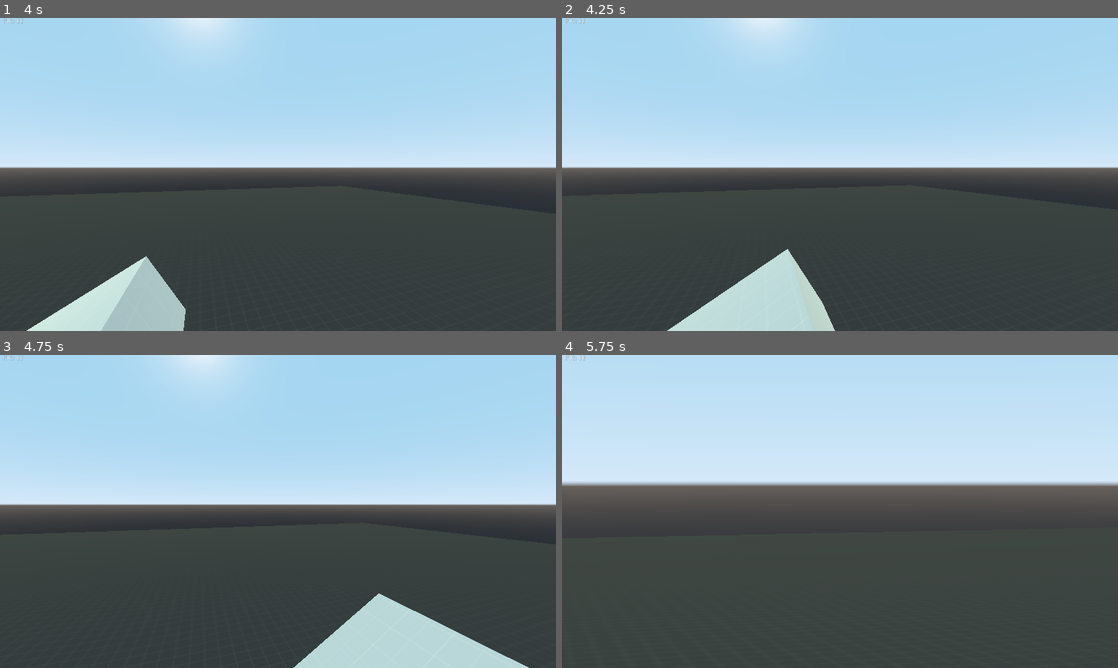
Above: before the commit, frames 1-4 (two rows, left to right).
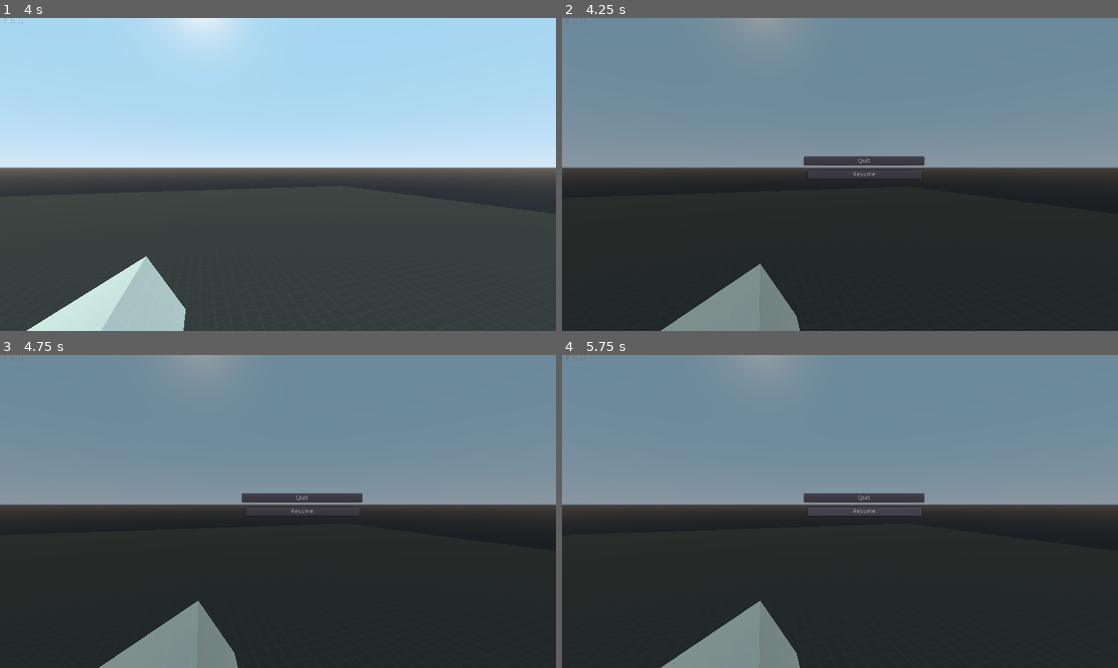
Above: after the commit, the same moments.

Repository: JBStepan/Project-Scorpio
Game: Godot game, scene res://Scenes/debug_world.tscn
Two runs of this game, one before a commit and one after it. Both use one fixed random seed, a clock stepped at 60 frames per second and the inputs below.
Inputs (mouse positions are in pixels of both pictures, inside the frame that each line leads up to):
- Up to frame 1 (4 s): tap Enter (ui_accept) at 0.5, 0.6, 1.55, 2.3, 3.05, 3.8 s; move the mouse to (305, 174) at 0.52 s; hold D (right) 0.53-1.28 s; tap Space (jump) at 0.77, 1.52, 3.02, 3.77 s; move the mouse to (250, 174) at 1.27 s; hold S (backword) 1.28-2.03 s; tap Ctrl (crouch) at 1.35 s; move the mouse to (289, 168) at 2.02 s; hold D (right) 2.03-3.53 s; click (289, 168) at 2.1 s; move the mouse to (272, 180) at 2.77 s; tap W (forword) at 2.85 s; move the mouse to (316, 177) at 3.52 s; hold A (left) from 3.53 s (still down); hold Shift (sprint) from 3.53 s (still down)
- Up to frame 2 (4.25 s): keep holding A (left); keep holding Shift (sprint); tap Escape (ui_cancel) at 4.15 s
- Up to frame 3 (4.75 s): keep holding A (left); move the mouse to (111, 464) at 4.27 s; release Shift (sprint) at 4.28 s; tap Enter (ui_accept) at 4.35 s; tap Space (jump) at 4.52 s
- Up to frame 4 (5.75 s): move the mouse to (867, 511) at 5.02 s; release A (left) at 5.03 s; hold S (backword) from 5.03 s (still down); hold Z (zoom) from 5.03 s (still down); tap Enter (ui_accept) at 5.3 s

Frame 1 is identical in both runs. In frame 2, 60% of the frame differs, in the area x 0-100%, y 0-100%; in frame 3, 63%; in frame 4, 94%.

Commit message:
Weapon Changes and Other Things

Diff:
--- a/src/Scenes/Player.tscn
+++ b/src/Scenes/Player.tscn
@@ -1,10 +1,10 @@
 [gd_scene load_steps=9 format=2]
 
-[ext_resource path="res://Scripts/Movement.gd" type="Script" id=1]
-[ext_resource path="res://Scripts/HeadMovement.gd" type="Script" id=2]
-[ext_resource path="res://Scripts/ShakeCam.gd" type="Script" id=3]
-[ext_resource path="res://Scripts/Weapons.gd" type="Script" id=4]
-[ext_resource path="res://Scripts/Feet.gd" type="Script" id=5]
+[ext_resource path="res://Scripts/Player/Movement.gd" type="Script" id=1]
+[ext_resource path="res://Scripts/Player/HeadMovement.gd" type="Script" id=2]
+[ext_resource path="res://Scripts/Player/ShakeCam.gd" type="Script" id=3]
+[ext_resource path="res://Scripts/Weapons/Weapons.gd" type="Script" id=4]
+[ext_resource path="res://Scripts/Player/Feet.gd" type="Script" id=5]
 [ext_resource path="res://Audio/metal.wav" type="AudioStream" id=6]
 [ext_resource path="res://Audio/normal.wav" type="AudioStream" id=7]
 
--- a/src/Scenes/debug_world.tscn
+++ b/src/Scenes/debug_world.tscn
@@ -1,11 +1,12 @@
-[gd_scene load_steps=8 format=2]
+[gd_scene load_steps=9 format=2]
 
 [ext_resource path="res://Scenes/Player.tscn" type="PackedScene" id=1]
 [ext_resource path="res://Textures/Mats/Grid_Red.tres" type="Material" id=2]
 [ext_resource path="res://Textures/Mats/Grid.tres" type="Material" id=3]
 [ext_resource path="res://Textures/Mats/Grid_Light.tres" type="Material" id=4]
-[ext_resource path="res://Scenes/Fps.gd" type="Script" id=5]
-[ext_resource path="res://Scenes/Configs.gd" type="Script" id=6]
+[ext_resource path="res://Scripts/World/Fps.gd" type="Script" id=5]
+[ext_resource path="res://Scripts/Configs.gd" type="Script" id=6]
+[ext_resource path="res://Scripts/World/Pause.gd" type="Script" id=7]
 
 [sub_resource type="SpatialMaterial" id=1]
 albedo_color = Color( 0.403922, 0.392157, 0.392157, 1 )
@@ -73,3 +74,61 @@
 __meta__ = {
 "_edit_use_anchors_": false
 }
+
+[node name="CanvasLayer" type="CanvasLayer" parent="."]
+
+[node name="Pause" type="Control" parent="CanvasLayer"]
+visible = false
+anchor_right = 1.0
+anchor_bottom = 1.0
+script = ExtResource( 7 )
+__meta__ = {
+"_edit_use_anchors_": false
+}
+
+[node name="CanvasLayer" type="CanvasLayer" parent="CanvasLayer/Pause"]
+layer = 2
+
+[node name="Buttons" type="Control" parent="CanvasLayer/Pause/CanvasLayer"]
+visible = false
+anchor_right = 1.0
+anchor_bottom = 1.0
+__meta__ = {
+"_edit_use_anchors_": false
+}
+
+[node name="Resume" type="Button" parent="CanvasLayer/Pause/CanvasLayer/Buttons"]
+anchor_left = 0.443
+anchor_top = 0.486
+anchor_right = 0.646
+anchor_bottom = 0.514
+margin_left = -1.04004
+margin_top = 0.0799866
+margin_right = 0.119995
+margin_bottom = -0.0799866
+text = "Resume"
+__meta__ = {
+"_edit_use_anchors_": false
+}
+
+[node name="Quit" type="Button" parent="CanvasLayer/Pause/CanvasLayer/Buttons"]
+anchor_left = 0.435
+anchor_top = 0.443
+anchor_right = 0.652
+anchor_bottom = 0.471
+margin_left = 0.199951
+margin_top = 0.039978
+margin_right = -0.559998
+margin_bottom = -0.120026
+text = "Quit"
+__meta__ = {
+"_edit_use_anchors_": false
+}
+
+[node name="ColorRect" type="ColorRect" parent="CanvasLayer/Pause"]
+anchor_right = 1.0
+anchor_bottom = 1.0
+color = Color( 0, 0, 0, 0.352941 )
+__meta__ = {
+"_edit_use_anchors_": false
+}
--- a/src/Scripts/Weapons.gd
+++ b/src/Scripts/Weapons/Weapons.gd
@@ -30,7 +30,7 @@
 var player_inputs : Dictionary = {};
 var weapon_inv : Dictionary = {};
 
-var weapon = load("res://Scripts/weapon.gd")
+#var weapon = load("res://Scripts/weapon.gd")
 
 #var ar = weapon.weapon.new(self, "AR-15", 3.0, 32, 999, 33, 25, 1.5)
 
--- /dev/null
+++ b/src/Scripts/World/Pause.gd
@@ -0,0 +1,28 @@
+extends Control
+
+onready var resume_button = $CanvasLayer/Buttons/Resume
+onready var quit_button = $CanvasLayer/Buttons/Quit
+onready var buttons = $CanvasLayer/Buttons
+
+func _process(_delta):
+	if Input.is_action_just_pressed("ui_cancel"):
+		Input.set_mouse_mode(Input.MOUSE_MODE_VISIBLE)
+
+	if Input.is_action_just_pressed("ui_accept"):
+		Input.set_mouse_mode(Input.MOUSE_MODE_CAPTURED)
+
+func _input(event):
+	if event.is_action_pressed("ui_cancel"):
+		_process_pause_menu();
+	if resume_button.pressed:
+		_process_pause_menu();
+		Input.set_mouse_mode(Input.MOUSE_MODE_CAPTURED);
+	if quit_button.pressed:
+		get_tree().quit()
+
+func _process_pause_menu():
+	Input.set_mouse_mode(Input.MOUSE_MODE_VISIBLE)
+	var pause_state = not get_tree().paused;
+	get_tree().paused = pause_state;
+	visible = pause_state;
+	buttons.visible = pause_state;
--- a/src/project.godot
+++ b/src/project.godot
@@ -22,7 +22,6 @@
 [autoload]
 
 Log="*res://Scripts/Logging/Logger.gd"
-Weapon="*res://Scripts/weapon.gd"
 
 [display]
 
Renamed: src/Scenes/Configs.gd -> src/Scripts/Configs.gd
Renamed: src/Scripts/Feet.gd -> src/Scripts/Player/Feet.gd
Renamed: src/Scripts/HeadMovement.gd -> src/Scripts/Player/HeadMovement.gd
Renamed: src/Scripts/Movement.gd -> src/Scripts/Player/Movement.gd
Renamed: src/Scripts/ShakeCam.gd -> src/Scripts/Player/ShakeCam.gd
Renamed: src/Scripts/weapon.gd -> src/Scripts/Weapons/weapon.gd
Renamed: src/Scripts/weapon.old.gd -> src/Scripts/Weapons/weapon.old.gd
Renamed: src/Scenes/Fps.gd -> src/Scripts/World/Fps.gd
Not shown, changed: src/export_presets.cfg
